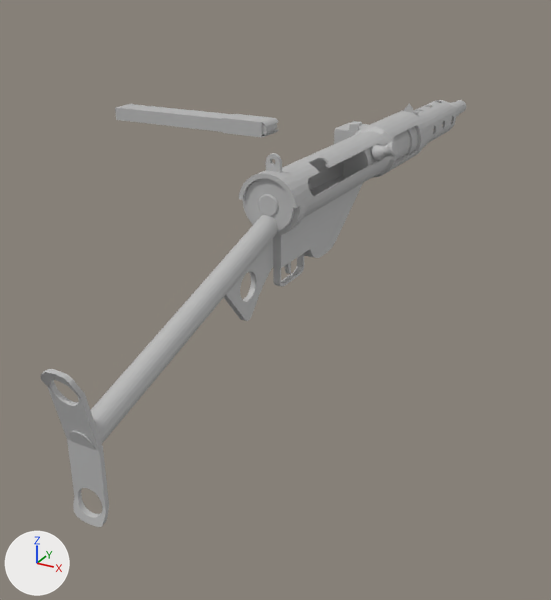
What one commit did to the FBX model assets/models/sten.fbx.
Both versions are drawn from a 50 mm camera at (0.446, -0.645, 0.227) aimed at (0.091, 0.002, -0.096). Every picture has the same lights, and +X, +Y and +Z are marked at lower left. The older version comes first. Where no turn or scale is listed for an object, it has been applied to the vertices.

The first picture shows 'Body', 'Magazine'.
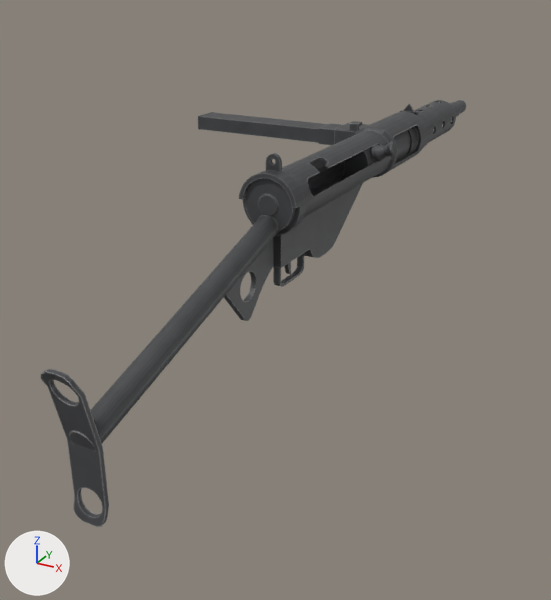
Where the change shows, as pixel boxes [x1, y1, x2, y2] in the pictures (551 x 600 px):
'Body', recoloured (darker): [41, 100, 466, 527] in both
'Magazine', recoloured, moved (grey to black): before [115, 104, 279, 137]; after [198, 112, 342, 145]

Diff of the bpy script that builds the scene:
```diff
--- a/assets/models/sten.fbx.py
+++ b/assets/models/sten.fbx.py
@@ img_sten_diff_png @@
+img_sten_diff_png = load_image('sten_diff.png', '_unpacked/sten_diff.png', 1024, 1024, 'sRGB')
@@ mat_sten_baked @@
+mat_sten_baked = principled_material('sten_baked')
+mat_sten_baked.texture = img_sten_diff_png
@@ me_magazine @@
 me_magazine.from_pydata(...)  # 906 vertices, 883 faces; spans x -0.203..0.016, y 0.117..0.148, z 0.046..0.063
-me_magazine.materials.append(mat_sten_mag)  # grey #bcbcbc
+me_magazine.materials.append(mat_sten_baked)  # picture img_sten_diff_png
@@ me_body @@
 me_body.from_pydata(...)  # 2677 vertices, 1547 faces; spans x 0.103..0.203, y -0.38..0.38, z -0.093..0.093
-me_body.materials.append(mat_sten_metal)  # grey #bcbcbc
+me_body.materials.append(mat_sten_baked)  # picture img_sten_diff_png
@@ ob_magazine @@
 ob_magazine = bpy.data.objects.new('Magazine', me_magazine)
-ob_magazine.location = (0.0, 0.0, 0.0)
+ob_magazine.location = (0.125, 0.0, 0.0)
```
